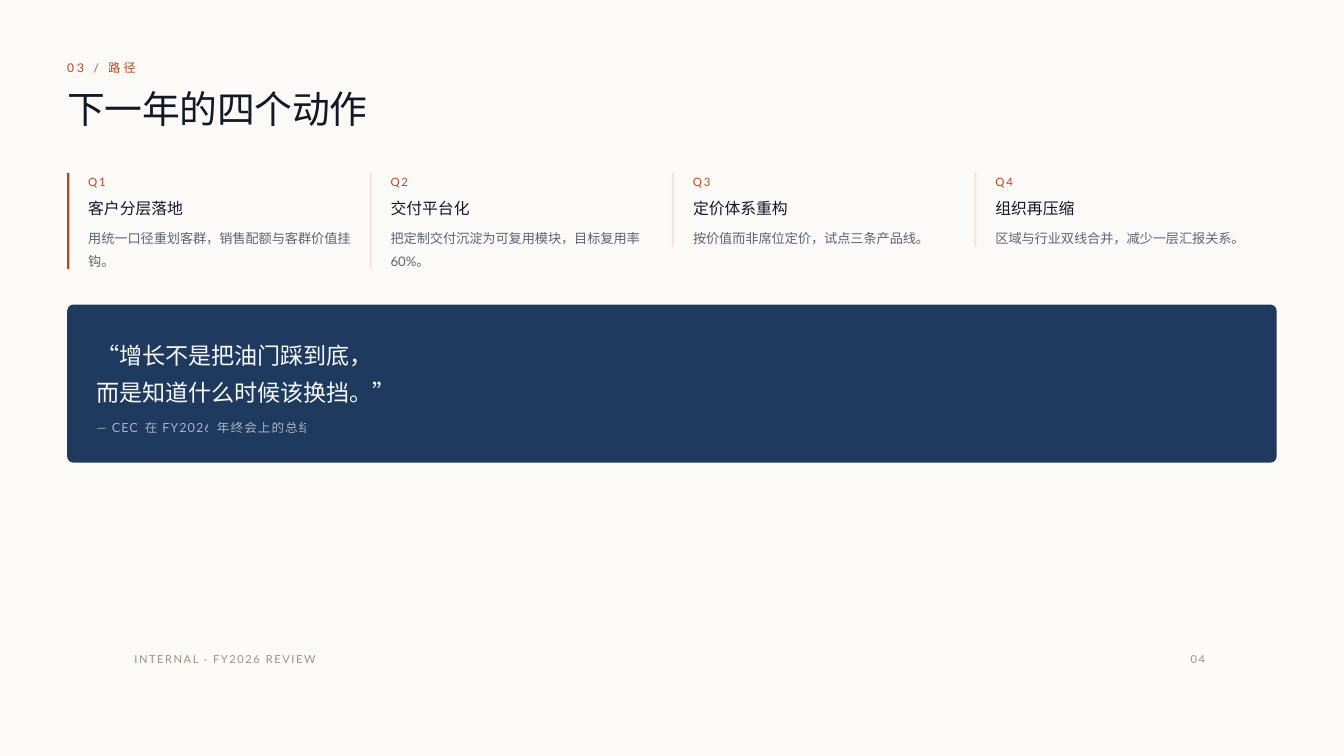
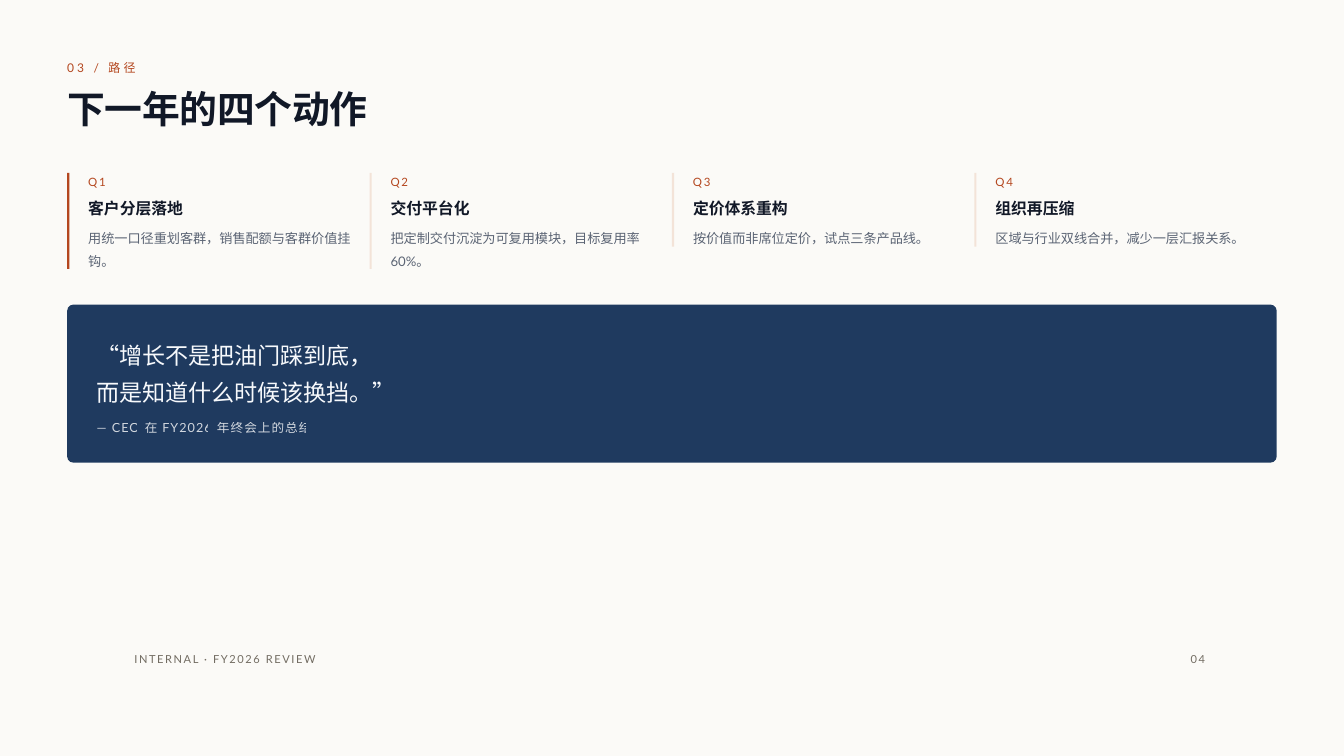
Before and after one commit to CrAckerDrv/pptpress, a slide deck: slide 4 of examples/annual-review.pptx. Drawn at 1344x756 pixels with LibreOffice and Linux fonts; fonts in the diff are those of the drawing. Boxes give left, top, right and bottom in pixels: in the first picture for what was removed or moved away, otherwise in the second. Text is boxed around its words. In the diff, an @@ line names an element or a change of style, - is before the commit and + after.

```diff
--- a/examples/annual-review.pptx
+++ b/examples/annual-review.pptx
@@ bold on in 5 elements at (67, 91, 367, 127), (88, 200, 183, 216), (391, 200, 470, 216), (693, 200, 788, 216), (995, 200, 1074, 216) @@
@@ text "— CEO 在 FY2026 年终会上的总结" at (112, 422, 311, 433): text colour #FFFFFF at 62% opacity to #FFFFFF at 80% opacity @@
@@ text "INTERNAL · FY2026 REVIEW" at (134, 655, 316, 663): text colour #9A9388 to #726C62 @@
@@ text "04" at (1191, 655, 1205, 663): text colour #9A9388 to #726C62 @@
```
Also in this commit, not shown: 3 other slides changed, 44 other files.
